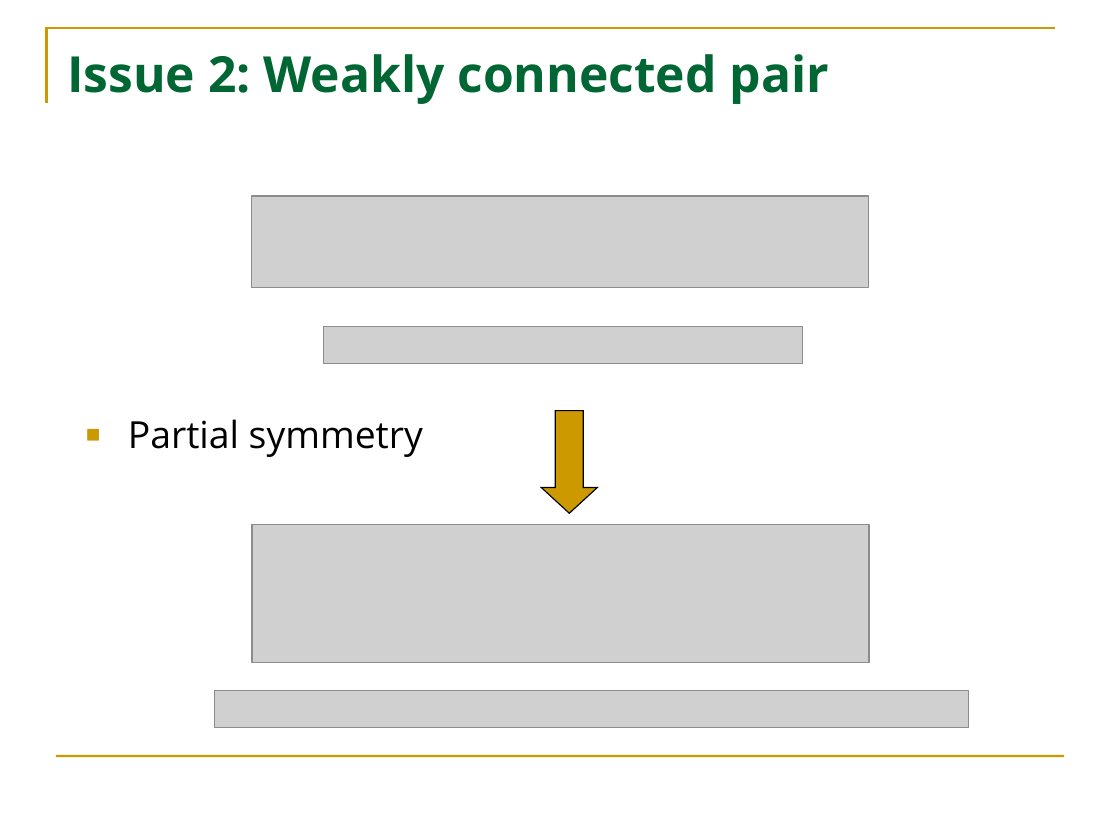
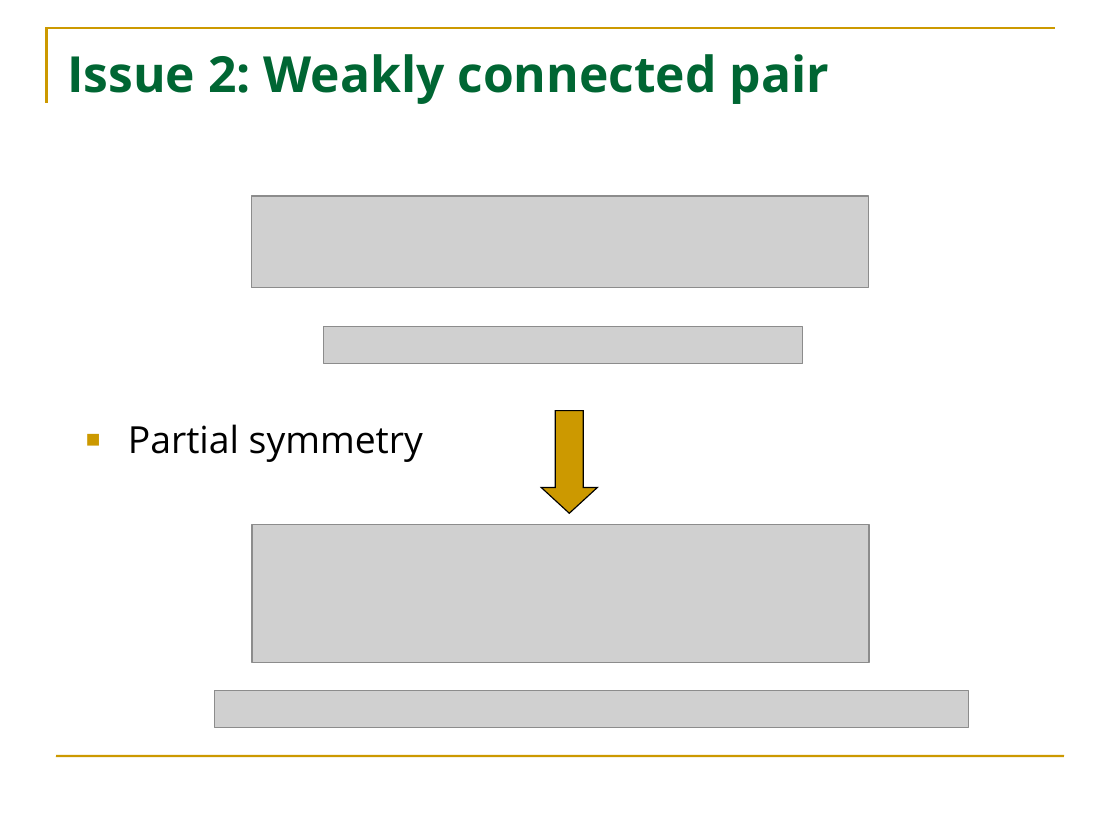
Before and after one commit to HuanSGT/rw-dir-prox, a slide deck: slide 11 of Random Walk based Proximity Measures in Directed Graphs.pptx. Drawn at 1120x840 pixels with LibreOffice and Linux fonts; fonts in the diff are those of the drawing; grey boxes stand for pictures. Boxes give left, top, right and bottom in pixels: in the first picture for what was removed or moved away, otherwise in the second. Text is boxed around its words. In the diff, an @@ line names an element or a change of style, - is before the commit and + after.

```diff
--- a/Random Walk based Proximity Measures in Directed Graphs.pptx
+++ b/Random Walk based Proximity Measures in Directed Graphs.pptx
@@ text "Partial symmetry": place and size @@
-text "Partial symmetry" at box(128, 419, 423, 457)
+text "Partial symmetry" at box(128, 424, 423, 462)
```
Also in this commit, not shown: 9 other slides changed.
